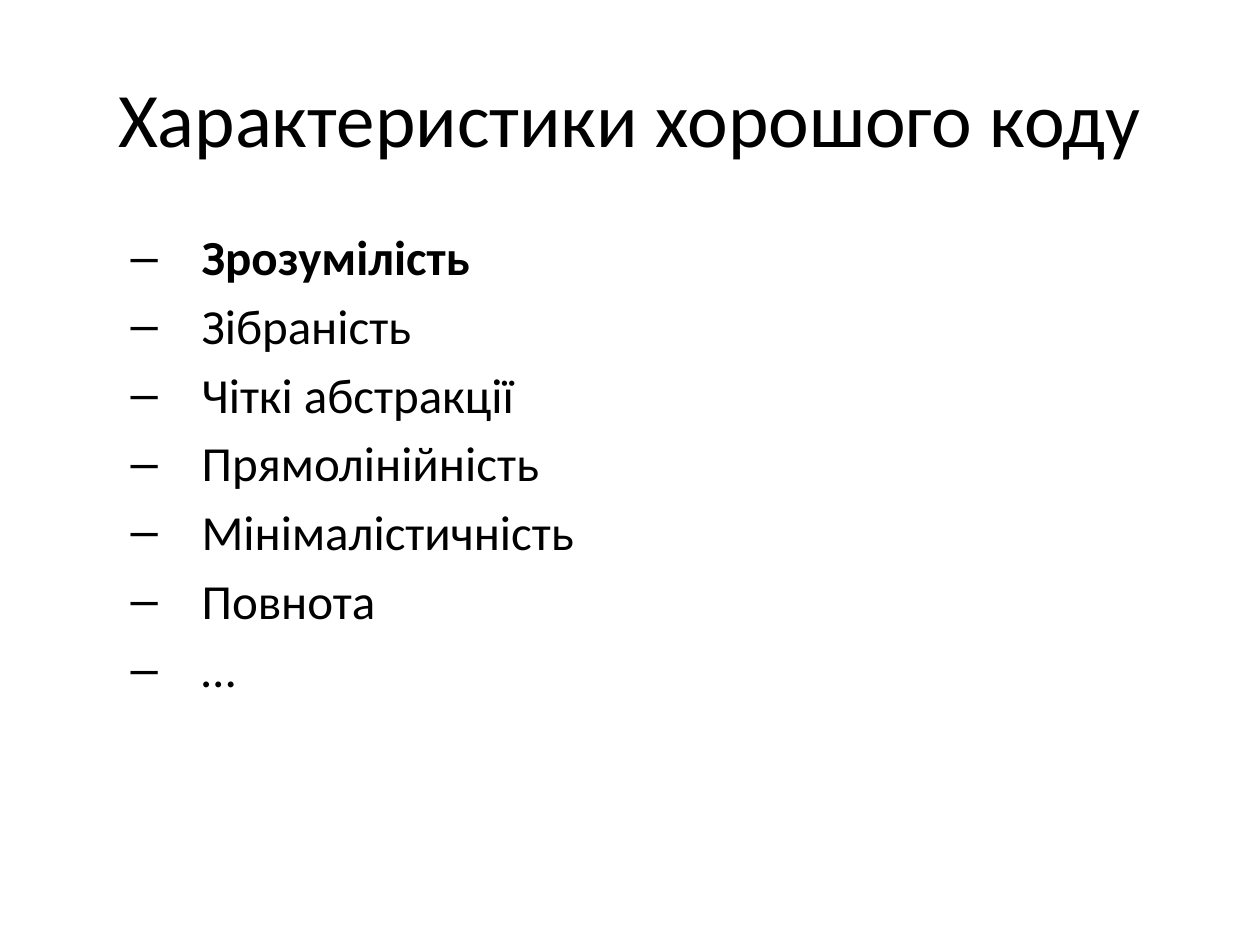
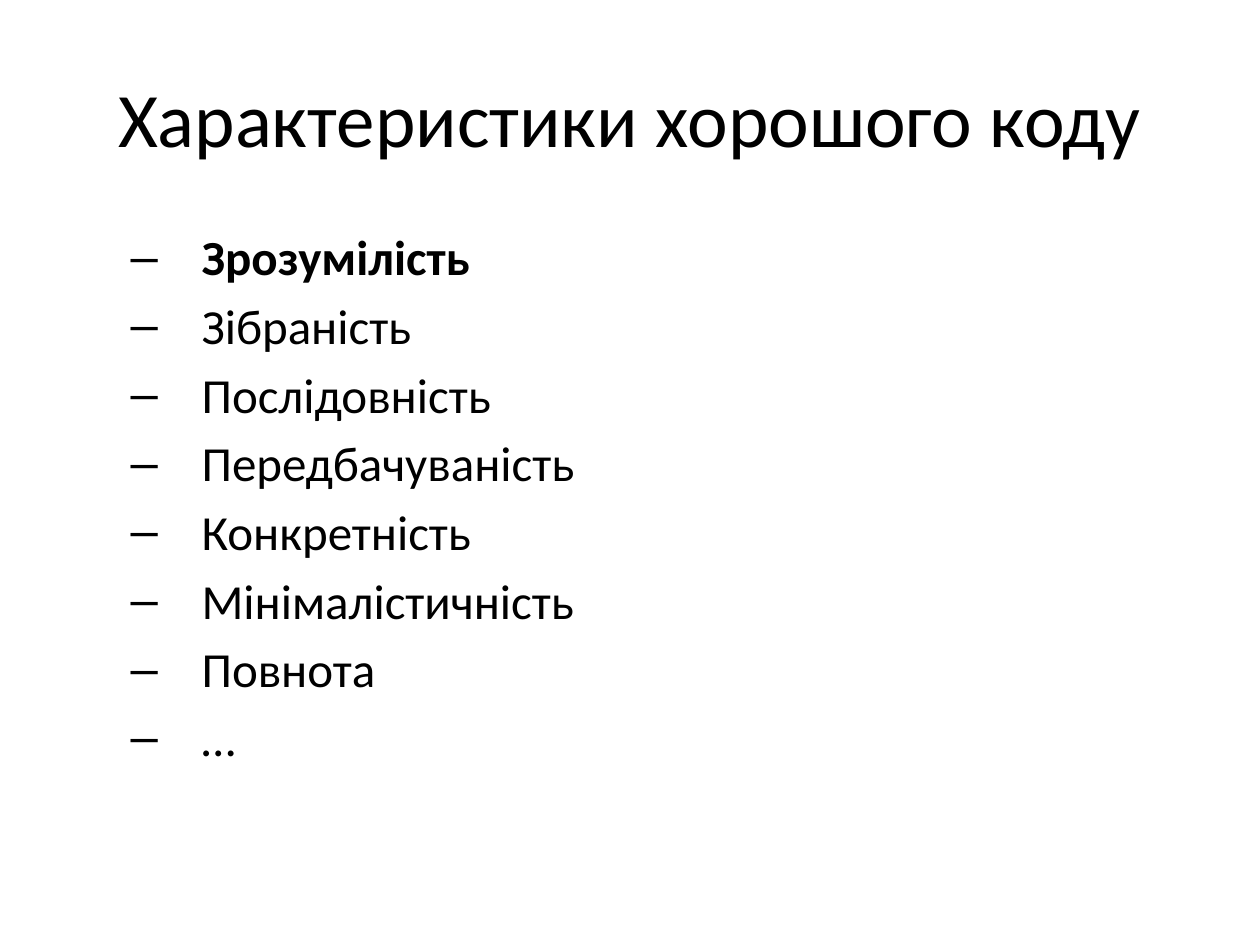
Before and after one commit to siryc/TORT, a slide deck: slide 10 of yazlovytskyy/1. Coding Practices/coding practices.pptx (slide 2 before the commit). Drawn at 1260x945 pixels with LibreOffice and Linux fonts; fonts in the diff are those of the drawing. Boxes give left, top, right and bottom in pixels: in the first picture for what was removed or moved away, otherwise in the second. Text is boxed around its words. In the diff, an @@ line names an element or a change of style, - is before the commit and + after.

```diff
--- a/yazlovytskyy/1. Coding Practices/coding practices.pptx
+++ b/yazlovytskyy/1. Coding Practices/coding practices.pptx
@@ text at box(202, 379, 575, 558): text changed @@
-  – Чіткі абстракції
-  – Прямолінійність
+  – Послідовність
+  – Передбачуваність
+  – Конкретність
```
Also in this commit, not shown: 1 other slide changed, 8 slides added, 2 other files.
